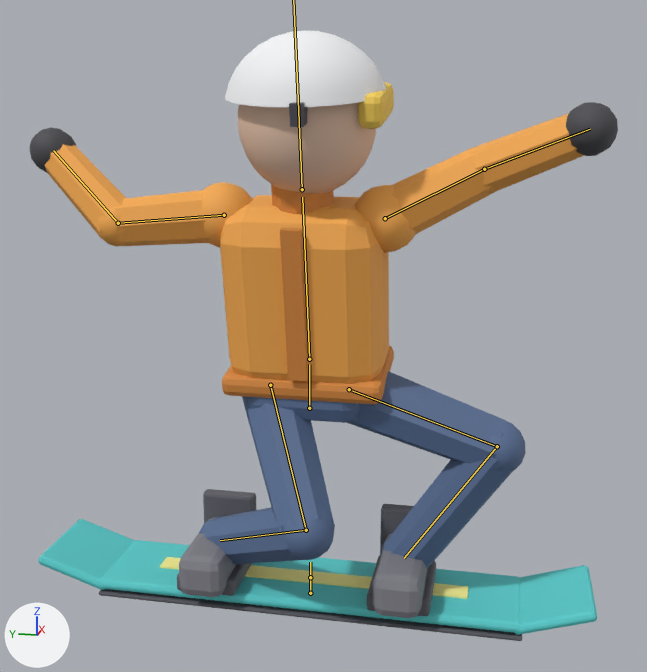
The glTF model Data/SampleProjects/Snowline/Sources/RiderModel.glb as it was, and as the next commit left it.
One viewpoint serves both versions: a camera (50 mm lens) standing at (-2.308, -0.5, 1.349) and looking at (-0.073, -0.053, 0.791). Every picture has the same lights, and +X, +Y and +Z are marked at lower left. The picture after the commit comes second. Both versions are drawn at frame 7 of the action 'Air'; the numbers are the values there. The bones that change, and the others that lie on the model, are drawn over the model as lines.

The first picture shows 'RiderModel'.
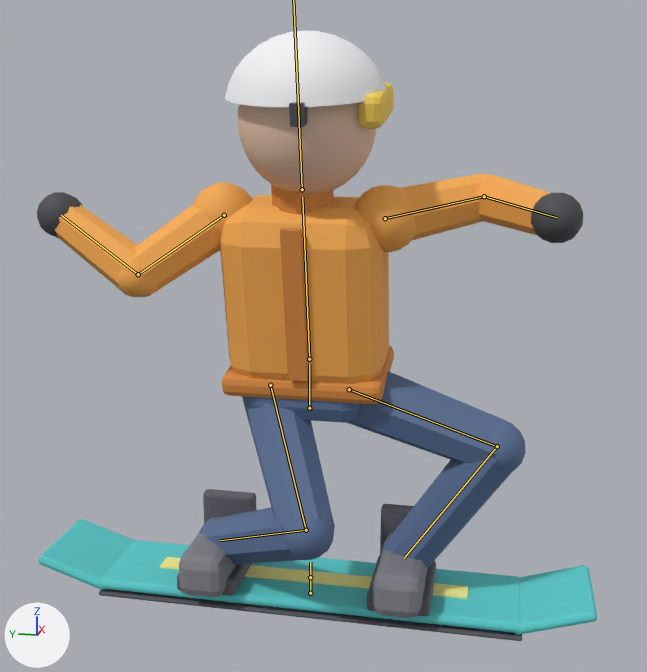
Boxes [x1, y1, x2, y2] around the edits, measured in the pictures (647 x 672 px):
'RiderModel', posed
    before: [30, 31, 618, 641]
    after: [37, 31, 597, 641]
bone 'upperarm_L', root to tip
    before: (385, 218) to (484, 169)
    after: (385, 218) to (484, 196)
bone 'forearm_L', root to tip
    before: (484, 169) to (590, 129)
    after: (484, 196) to (556, 217)
bone 'upperarm_R', root to tip
    before: (224, 215) to (118, 223)
    after: (224, 215) to (138, 274)
bone 'forearm_R', root to tip
    before: (118, 223) to (53, 150)
    after: (138, 274) to (61, 215)

Edits to the bpy script that builds the scene:
```text
Change bone_upperarm_l:
    where bone_upperarm_l = bpy.data.objects['RiderRig'].pose.bones['upperarm_L']  # child of 'spine'
    bone_upperarm_l.rotation_quaternion: (0.77, -0.539, -0.157, -0.303) -> (0.872, -0.305, -0.214, -0.318)  # degrees (-63, -35, -21) -> degrees (-29, -35, -31)
Change bone_forearm_l:
    where bone_forearm_l = bpy.data.objects['RiderRig'].pose.bones['forearm_L']  # child of 'upperarm_L'
    bone_forearm_l.rotation_quaternion: (0.913, -0.408, 0.0, -0.005) -> (0.998, 0.056, 0.0, 0.001)  # degrees (-48, 0, -1) -> degrees (6, 0, 0)
Change bone_upperarm_r:
    where bone_upperarm_r = bpy.data.objects['RiderRig'].pose.bones['upperarm_R']  # child of 'spine'
    bone_upperarm_r.rotation_quaternion: (0.309, -0.208, 0.795, 0.478) -> (-0.412, 0.399, -0.763, -0.298)  # degrees (-61, 136, 3) -> degrees (-15, 120, 47)
Change bone_forearm_r:
    where bone_forearm_r = bpy.data.objects['RiderRig'].pose.bones['forearm_R']  # child of 'upperarm_R'
    bone_forearm_r.rotation_quaternion: (0.99, -0.053, 0.0, -0.131) -> (0.998, 0.022, 0.0, 0.053)  # degrees (-6, -1, -15) -> degrees (2, 0, 6)
```
